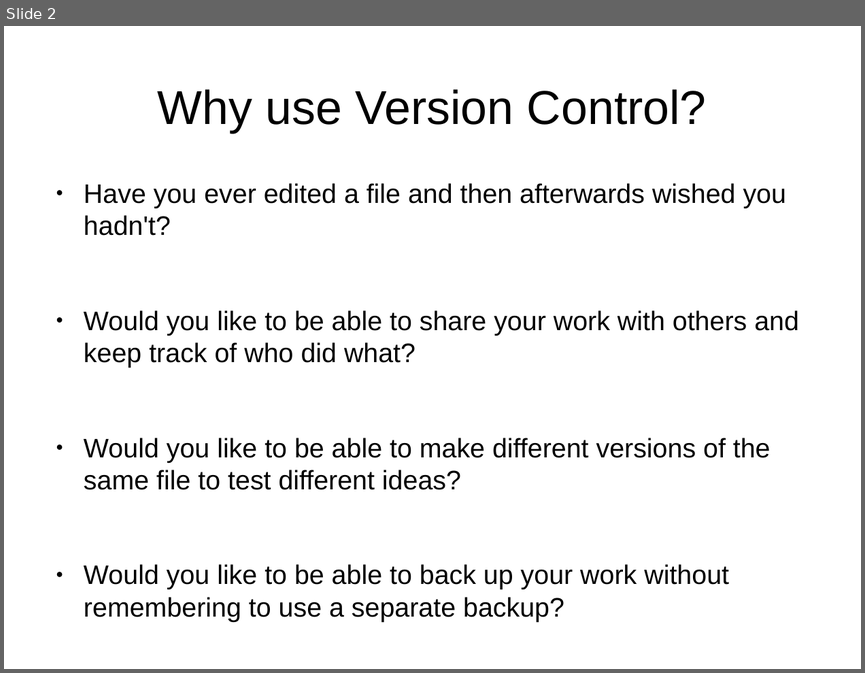
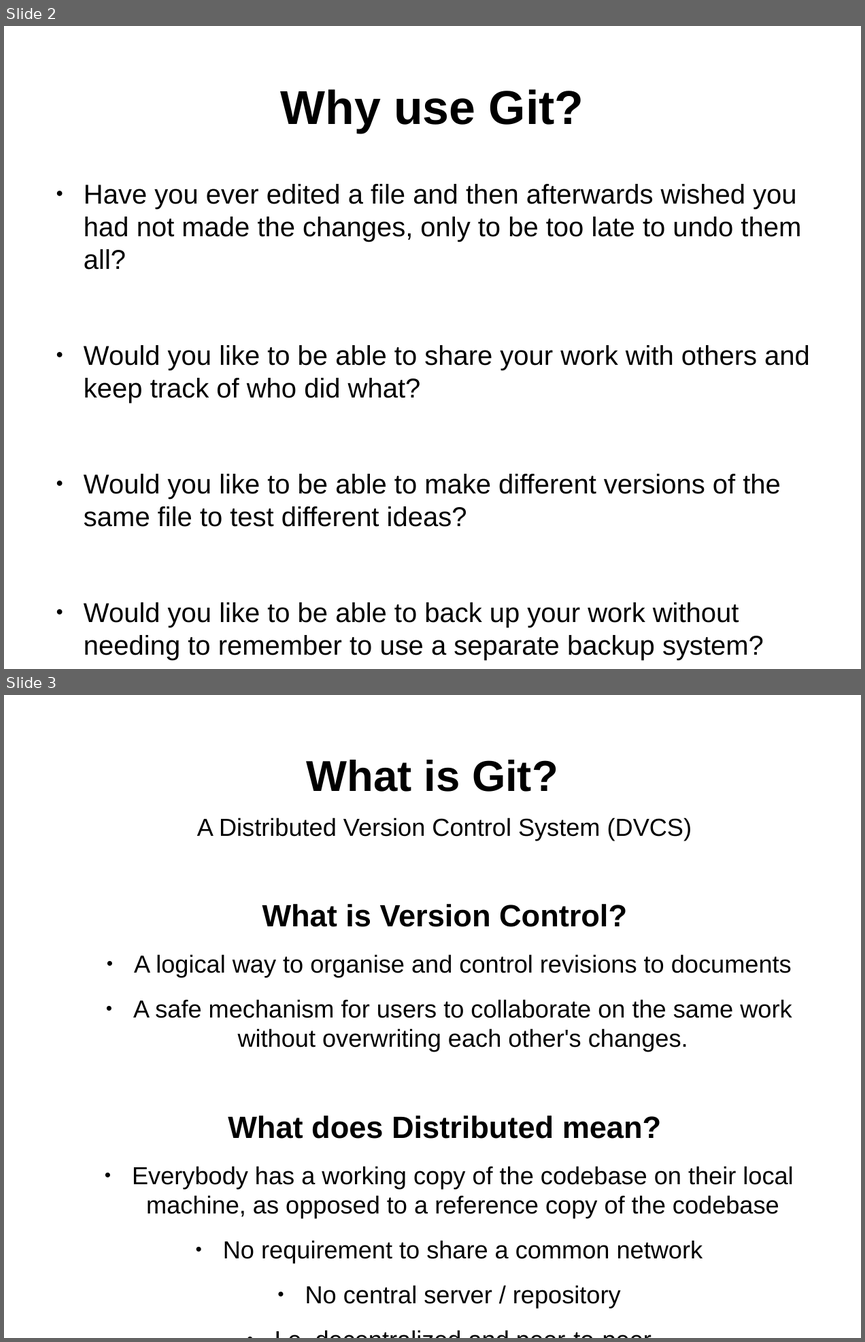
Before and after one commit to ifpingram/soslug, a slide deck: Understanding_Git_and_using_Github.odp. Shown one above the other, each under a label of ours: slide 2 before the commit, slides 2 and 3 after it. The pictures are 865x673 and 865x1342 pixels, drawn with LibreOffice and Linux fonts; fonts in the diff are those of the drawing. Boxes give left, top, right and bottom in pixels: in the first picture for what was removed or moved away, otherwise in the second. Text is boxed around its words. In the diff, an @@ line names an element or a change of style, - is before the commit and + after.

Commit message:
Added slides: Why use Git?,  What is Git?, Why is Distributed a good approach?

```diff
--- a/Understanding_Git_and_using_Github.odp
+++ b/Understanding_Git_and_using_Github.odp
@@ slide 3 added at bbox=[4, 695, 861, 1338], background #FFFFFF @@
@@ title added at bbox=[307, 760, 558, 792], 40 pt, text #000000, bold @@
+What is Git?
@@ text added at bbox=[132, 817, 793, 1308], 22.8 pt, text #000000 @@
+A Distributed Version Control System (DVCS)
+What is Version Control?
+● A logical way to organise and control revisions to documents
+● A safe mechanism for users to collaborate on the same work without overwriting each other's changes.
+What does Distributed mean?
+● Everybody has a working copy of the codebase on their local machine, as opposed to a reference copy of the codebase
+● No requirement to share a common network
+● No central server / repository
+● I.e. decentralized and peer-to-peer
@@ slide 2 changed as well @@
@@ title at bbox=[281, 89, 584, 133]: text changed; bold on @@
-Why use Version Control?
+Why use Git?
@@ text at bbox=[84, 184, 801, 269]: text changed; size 24.8 to 25.2 pt @@
-● Have you ever edited a file and then afterwards wished you hadn't?
+● Have you ever edited a file and then afterwards wished you had not made the changes, only to be too late to undo them all?
@@ text at bbox=[84, 345, 810, 526]: size 24.8 to 25.2 pt in "Would you like to be able to ...", "Would you like to be able to ..." @@
@@ text at bbox=[84, 602, 764, 660]: text changed; size 24.8 to 25.2 pt @@
-● Would you like to be able to back up your work without remembering to use a separate backup?
+● Would you like to be able to back up your work without needing to remember to use a separate backup system?
```
Also in this commit, not shown: 1 other slide changed, 1 other slide added.
